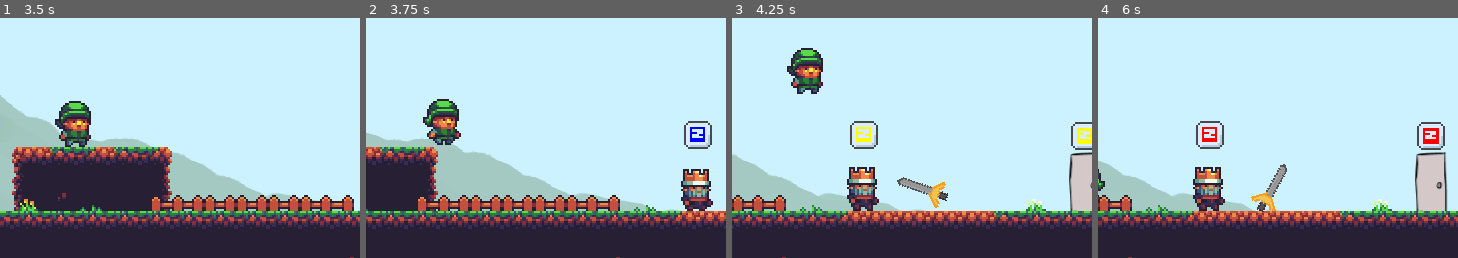
Above: before the commit, frames 1-4 (left to right).
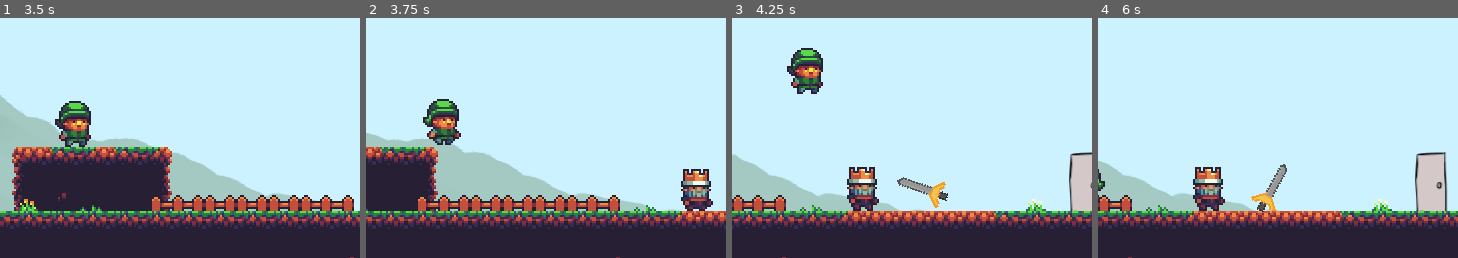
Above: after the commit, the same moments.

Repository: panicstevenson/buy-a-sword
Game: Godot game, scene res://Level.tscn
The game is run twice, just before and just after one commit, with the same random seed, the same clock (stepped at 60 frames per second) and the same inputs.
Inputs:
- Up to frame 1 (3.5 s): hold Right (ui_right) 0.53-2.03 s; tap Z (key_action) at 0.6, 1.25, 1.35, 2, 2.1, 2.75, 2.85 s; tap Space (ui_select) at 0.77, 1.52, 3.02 s; hold Left (ui_left) 2.03-2.78 s; hold Right (ui_right) from 2.78 s (still down)
- Up to frame 2 (3.75 s): keep holding Right (ui_right); tap Z (key_action) at 3.6 s
- Up to frame 3 (4.25 s): keep holding Right (ui_right); tap Space (ui_select) at 3.77 s
- Up to frame 4 (6 s): tap Z (key_action) at 4.25, 4.35, 5, 5.1, 5.75, 5.85 s; release Right (ui_right) at 4.28 s; hold Left (ui_left) 4.28-5.03 s; tap Space (ui_select) at 4.52 s; hold Right (ui_right) 5.03-5.78 s; hold Left (ui_left) from 5.78 s (still down)
The pictures show only the part of the screen within x 50-100%, y 46-96%; the shares and areas given below are measured in that part.

Frame 1 is identical in both runs. In frame 2, 0.4% of the frame differs, in the area x 88-97%, y 42-55%; in frame 3, 0.8%; in frame 4, 0.9%, in the area x 27-97%, y 42-55%.

Commit message:
Interaction Bubble Refactor

Diff:
--- a/Door.tscn
+++ b/Door.tscn
@@ -8,6 +8,7 @@
 
 [node name="Area2D" type="Area2D"]
 script = ExtResource( 2 )
+bubble_position = Vector2( 0, -55 )
 
 [node name="CollisionShape2D" type="CollisionShape2D" parent="."]
 shape = SubResource( 1 )
--- a/Interactable.gd
+++ b/Interactable.gd
@@ -1,35 +1,40 @@
 extends Area2D
+
 class_name Interactable
 
+export var bubble_position = Vector2( 0, 0 )
+
 var letter = "Interactable"
-var bubbleScene = load("res://Bubble.tscn")
-var bubble = null
+const bubble_scene = preload("res://Bubble.tscn")
+var bubble = bubble_scene.instance()
+var touching = false
 
-var firstFrameCalled = false
-
-func _ready():
-	bubble = bubbleScene.instance()
-	add_child(bubble)
+func _init():
 	var _body_entered = connect("body_entered", self, "_on_Interactable_body_entered")
 	var _body_exited = connect("body_exited", self, "_on_Interactable_body_exited")
 
-func _process(delta):
-	if !firstFrameCalled:
-		firstFrameCalled = true
-		firstFrame()
 
-func firstFrame():
-	bubble.visible = false
+func _ready():
+	add_child(bubble)
+	bubble.position = bubble_position
+
+
+func _process(_delta):
+	if self.touching:
+		bubble.show()
+	else:
+		bubble.hide()
+
 
 func _on_Interactable_body_entered(body):
-	bubble.visible = true
 	if (body.get_name() == "Player"):
+		self.touching = true
 		body.touching.append(self.name)
 
 
 func _on_Interactable_body_exited(body):
-	bubble.visible = false
 	if (body.get_name() == "Player"):
+		self.touching = false
 		body.touching.erase(self.name)
 
 
--- a/npcs/NPC.gd
+++ b/npcs/NPC.gd
@@ -2,7 +2,5 @@
 
 var _letter = "NPC"
 
-func _ready():
-	._ready()
+func _process(_delta):
 	$SpriteFlip/AnimatedSprite.play()
-	#$Interactable/Bubble.visible = false
--- a/npcs/most_important_npc.tscn
+++ b/npcs/most_important_npc.tscn
@@ -24,6 +24,7 @@
 
 [node name="most_important_npc" type="Area2D"]
 script = ExtResource( 2 )
+bubble_position = Vector2( 0, -35 )
 
 [node name="SpriteFlip" type="Node2D" parent="."]
 
